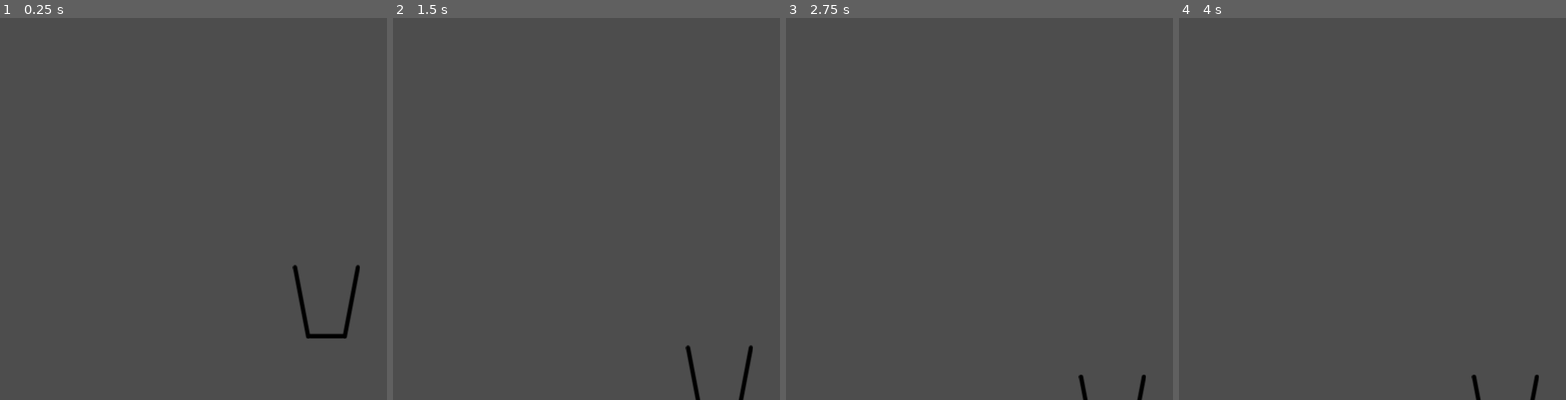
Above: before the commit, frames 1-4 (left to right).
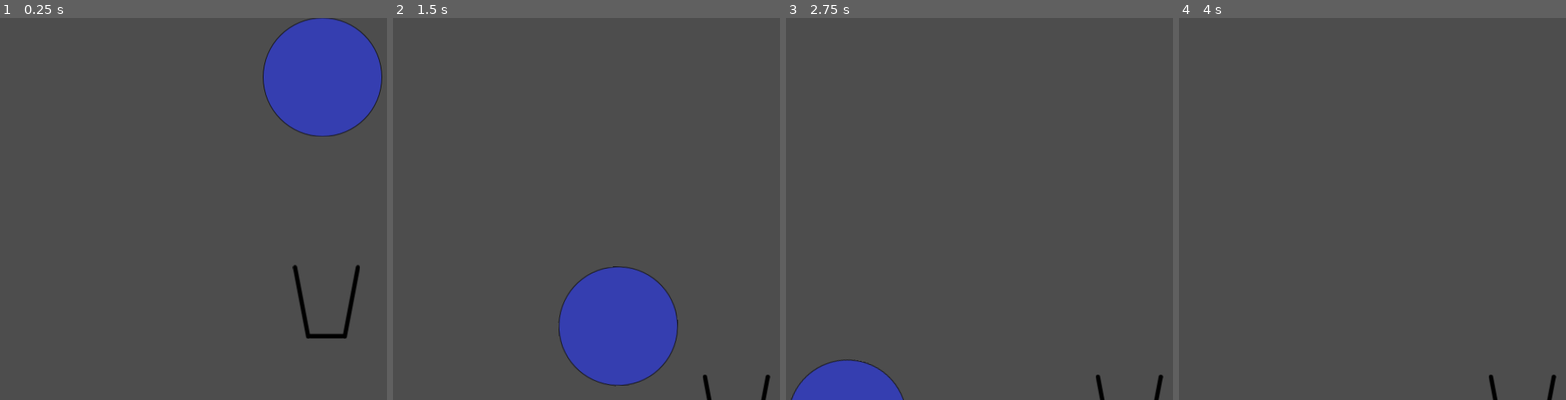
Above: after the commit, the same moments.

Repository: VaradK62442/simplegame
Game: Godot game, scene res://area_2d.tscn
The game is run twice, just before and just after one commit, with the same random seed, the same clock (stepped at 60 frames per second) and the same inputs. The project has no main scene, so this scene is started directly.
Inputs:
- Up to frame 1 (0.25 s): no input
- Up to frame 2 (1.5 s): hold D (tilt_right) 0.53-1.28 s; tap Space (flap) at 0.77, 1.07 s; hold Left (tilt_left) from 1.28 s (still down)
- Up to frame 3 (2.75 s): tap Space (flap) at 1.52, 1.82 s; release Left (tilt_left) at 2.03 s; hold D (tilt_right) from 2.03 s (still down)
- Up to frame 4 (4 s): tap Space (flap) at 3.02, 3.32, 3.77 s; tap Enter at 3.5 s; release D (tilt_right) at 3.53 s; hold Left (tilt_left) from 3.53 s (still down)

The runs differ from the first frame. In frame 1, 7.6% of the frame differs, in the area x 67-99%, y 0-32%; in frame 2, 8.1%, in the area x 42-98%, y 65-100%; in frame 3, 2.6%; in frame 4, 0.3%.

Commit message:
added ball

Diff:
--- a/area_2d.tscn
+++ b/area_2d.tscn
@@ -1,11 +1,18 @@
-[gd_scene load_steps=4 format=3 uid="uid://bef1t8ats2x7n"]
+[gd_scene load_steps=7 format=3 uid="uid://bef1t8ats2x7n"]
 
 [ext_resource type="Texture2D" uid="uid://dsh7ausgm7xuc" path="res://assets/cup.png" id="1_42tve"]
+[ext_resource type="Texture2D" uid="uid://eh0ealxg82x6" path="res://ball2.svg" id="2_qp77i"]
 
 [sub_resource type="RectangleShape2D" id="RectangleShape2D_wv7cr"]
 size = Vector2(508, 20)
 
 [sub_resource type="CanvasTexture" id="CanvasTexture_4jynt"]
+
+[sub_resource type="PhysicsMaterial" id="PhysicsMaterial_75rnl"]
+bounce = 1.0
+
+[sub_resource type="CircleShape2D" id="CircleShape2D_voq6j"]
+radius = 76.99
 
 [node name="Area2D" type="Node2D"]
 
@@ -31,3 +38,14 @@
 position = Vector2(-3.8147e-05, -0.499982)
 scale = Vector2(506, 19)
 texture = SubResource("CanvasTexture_4jynt")
+
+[node name="Ball" type="RigidBody2D" parent="."]
+physics_material_override = SubResource("PhysicsMaterial_75rnl")
+
+[node name="CollisionShape2D" type="CollisionShape2D" parent="Ball"]
+position = Vector2(495, 46)
+shape = SubResource("CircleShape2D_voq6j")
+
+[node name="Sprite2D" type="Sprite2D" parent="Ball"]
+position = Vector2(495, 46)
+texture = ExtResource("2_qp77i")
--- /dev/null
+++ b/ball2.svg
@@ -0,0 +1,50 @@
+<?xml version="1.0" encoding="UTF-8" standalone="no"?>
+<!-- Created with Inkscape (http://www.inkscape.org/) -->
+
+<svg
+   width="39.670406mm"
+   height="39.670406mm"
+   viewBox="0 0 39.670406 39.670406"
+   version="1.1"
+   id="svg5"
+   inkscape:version="1.2.1 (9c6d41e410, 2022-07-14)"
+   sodipodi:docname="ball2.svg"
+   xmlns:inkscape="http://www.inkscape.org/namespaces/inkscape"
+   xmlns:sodipodi="http://sodipodi.sourceforge.net/DTD/sodipodi-0.dtd"
+   xmlns="http://www.w3.org/2000/svg"
+   xmlns:svg="http://www.w3.org/2000/svg">
+  <sodipodi:namedview
+     id="namedview7"
+     pagecolor="#ffffff"
+     bordercolor="#000000"
+     borderopacity="0.25"
+     inkscape:showpageshadow="2"
+     inkscape:pageopacity="0.0"
+     inkscape:pagecheckerboard="0"
+     inkscape:deskcolor="#d1d1d1"
+     inkscape:document-units="mm"
+     showgrid="false"
+     inkscape:zoom="0.72515432"
+     inkscape:cx="317.17387"
+     inkscape:cy="244.77548"
+     inkscape:window-width="1920"
+     inkscape:window-height="1001"
+     inkscape:window-x="-9"
+     inkscape:window-y="-9"
+     inkscape:window-maximized="1"
+     inkscape:current-layer="layer1" />
+  <defs
+     id="defs2" />
+  <g
+     inkscape:label="Layer 1"
+     inkscape:groupmode="layer"
+     id="layer1"
+     transform="translate(-82.32696,-83.786417)">
+    <circle
+       style="opacity:0.76;fill:#2d39ce;fill-opacity:1;stroke:#000000;stroke-width:0.264999"
+       id="path4131"
+       cx="102.16216"
+       cy="103.62162"
+       r="19.702703" />
+  </g>
+</svg>
Not shown, added: ball2.svg.import
